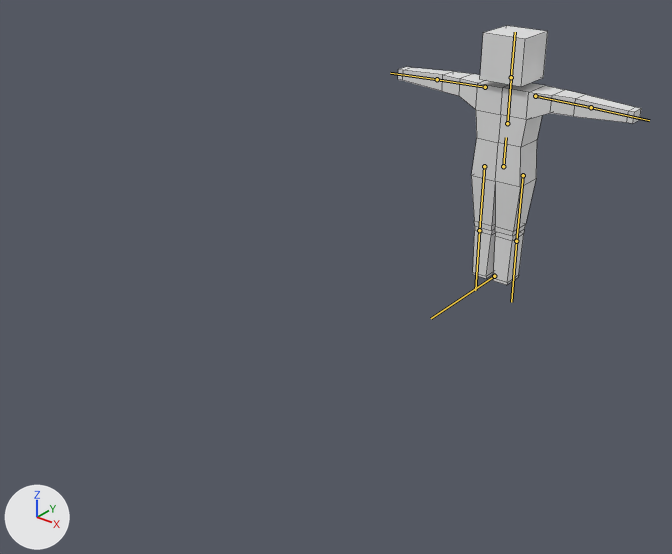
The FBX model hellmarch/Assets/dude.fbx as it was, and as the next commit left it.
Both versions are drawn from a camera (50 mm lens) standing at (7.67, -14.3, 7.76) and looking at (0.06, -4.79, 1.87). The lights are fixed; the arrows at lower left show +X, +Y and +Z. The bones that bend it are drawn over the model as lines. Mesh edges are drawn as thin lines.

The first picture shows 'Cube Man'.
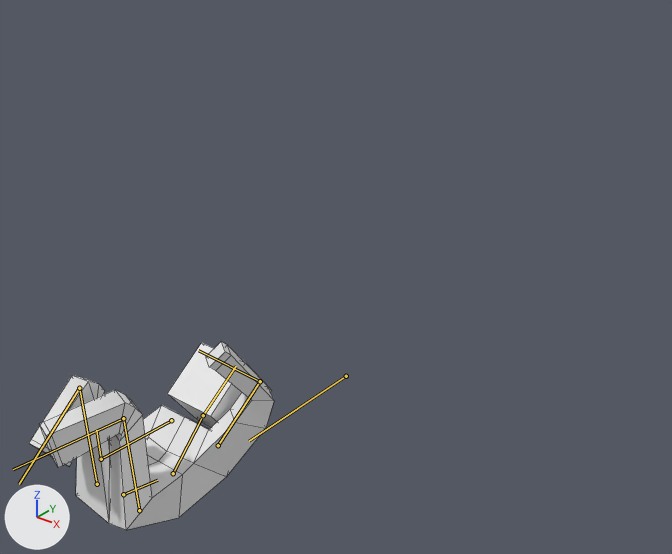
The newer file adds an action. The first version stands in its rest pose; the second is drawn at frame 39 of the action 'Armature|Roll'.

Location of each change, [x1, y1, x2, y2] in pixels of the pictures (672 x 554 px):
'Cube Man', posed (27% shorter)
    before: [398, 26, 641, 285]
    after: [29, 341, 274, 530]
bone 'root', root to tip
    before: (494, 276) to (431, 318)
    after: (346, 376) to (249, 441)
bone 'stomach', root to tip
    before: (503, 166) to (506, 137)
    after: (123, 494) to (157, 480)
bone 'chest', root to tip
    before: (507, 123) to (511, 79)
    after: (173, 473) to (201, 418)
bone 'head', root to tip
    before: (511, 77) to (515, 32)
    after: (203, 415) to (236, 366)
bone 'upper_arm_L', root to tip
    before: (535, 96) to (591, 107)
    after: (218, 445) to (260, 381)
bone 'lower_arm_L', root to tip
    before: (591, 107) to (649, 120)
    after: (260, 381) to (198, 350)
bone 'upper_arm_R', root to tip
    before: (485, 87) to (437, 79)
    after: (171, 420) to (101, 459)
bone 'lower_arm_R', root to tip
    before: (437, 79) to (390, 73)
    after: (101, 459) to (96, 430)
bone 'upper_leg_L', root to tip
    before: (523, 175) to (516, 241)
    after: (139, 510) to (123, 418)
bone 'lower_leg_L', root to tip
    before: (516, 241) to (511, 302)
    after: (123, 418) to (13, 469)
bone 'upper_leg_R', root to tip
    before: (484, 166) to (479, 230)
    after: (97, 484) to (79, 388)
bone 'lower_leg_R', root to tip
    before: (479, 230) to (475, 290)
    after: (79, 388) to (19, 484)

The edits, one by one:
Bone 'root' (bone_root) moves from (0.0, 0.0, 0.0) to (0.0, 4.61, 0.0).
Bone 'stomach' (bone_stomach) moves from (0.0, 0.0, 0.0) to (0.0, -1.76, 4.38).
Bone 'stomach' (bone_stomach) turns from (0, 0, 0) to (-101, 0, 0) degrees about its own x, y and z.
Bone 'chest' (bone_chest) turns from (0, 0, 0) to (-56, -4, 7) degrees about its own x, y and z.
Bone 'head' (bone_head) turns from (0, 0, 0) to (9, 8, 0) degrees about its own x, y and z.
Bone 'upper_arm_L' (bone_upper_arm_l) turns from (0, 0, 0) to (67, 8, -19) degrees about its own x, y and z.
Bone 'lower_arm_L' (bone_lower_arm_l) turns from (0, 0, 0) to (-9, -7, -79) degrees about its own x, y and z.
Bone 'upper_arm_R' (bone_upper_arm_r) turns from (0, 0, 0) to (-61, 20, 28) degrees about its own x, y and z.
Bone 'lower_arm_R' (bone_lower_arm_r) turns from (0, 0, 0) to (-9, 9, 91) degrees about its own x, y and z.
Bone 'upper_leg_L' (bone_upper_leg_l) turns from (0, 0, 0) to (-77, 0, 21) degrees about its own x, y and z.
Bone 'lower_leg_L' (bone_lower_leg_l) turns from (0, 0, 0) to (-96, 0, 0) degrees about its own x, y and z.
Bone 'upper_leg_R' (bone_upper_leg_r) turns from (0, 0, 0) to (-82, 10, 8) degrees about its own x, y and z.
Bone 'lower_leg_R' (bone_lower_leg_r) turns from (0, 0, 0) to (-130, 0, 0) degrees about its own x, y and z.
